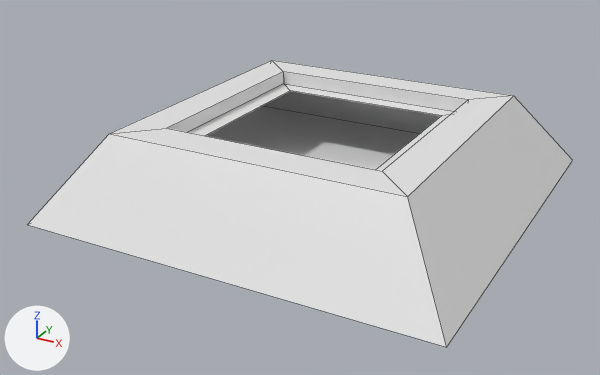
The FBX model Assets/Visuals/Models/Station/Lamp_Small.fbx as it was, and as the next commit left it.
Rendered twice from a camera (50 mm lens) standing at (0.129, -0.254, 0.126) and looking at (-0.003, -0.013, 0.005). Every picture has the same lights, and +X, +Y and +Z are marked at lower left. Mesh edges are drawn as thin lines. Where no turn or scale is listed for an object, it has been applied to the vertices.

Names of what the first picture shows: 'Lamp_Small'.
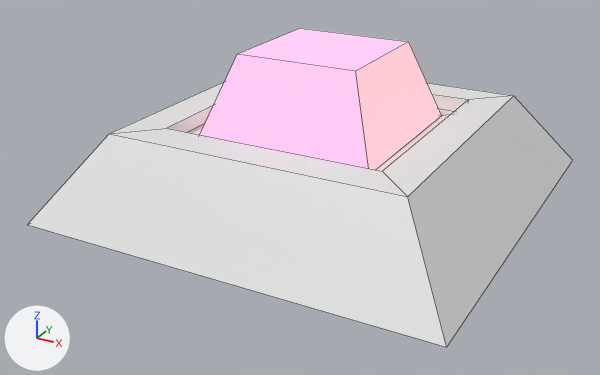
What differs and where, as boxes [x1, y1, x2, y2] in the pictures (600 x 375 px):
```json
{"object": "Lamp_Small", "change": "reshaped", "before": [28, 60, 573, 347], "after": [28, 28, 573, 347], "on screen": "11% taller"}
{"part": 1, "of": "me_cube_028", "change": "added", "after": [200, 28, 442, 170]}
```

Edits to the scene script, one JSON object a line:
```json
{"op": "add", "block": "mat_emission", "code": ["mat_emission = principled_material('Emission')", "mat_emission.base_color = (0.0, 0.00242, 0.8)  # blue #0008e7", "mat_emission.emission_color = (1.0, 0.568, 0.265)  # beige #ffc78d", "mat_emission.emission_strength = 1.0"]}
{"op": "add", "block": "mat_default", "code": ["mat_default = principled_material('Default')", "mat_default.base_color = (0.8, 0.8, 0.8)  # white #e7e7e7"]}
{"block": "me_cube_028", "where": "me_cube_028.from_pydata(...)  # 20 vertices, 17 faces; spans x -0.075..0.075, y -0.075..0.075, z 0.0..0.03"}
{"block": "me_cube_028", "where": "# used by ob_lamp_small; location = (0.0, 0.0, 0.0)"}
{"block": "me_cube_028", "where": "# verts and faces of me_cube_028; kept vertices keep their numbers, new ones are numbered from 20"}
{"block": "me_cube_028", "where": "# before: 16 (0.033, 0.033, 0.025) at pixel (441, 115), 17 (-0.033, 0.033, 0.025) at pixel (290, 90), 18 (-0.033, -0.033, 0.025), 19 (0.033, -0.033, 0.025)"}
{"block": "me_cube_028", "change": "me_cube_028 part 1"}
{"op": "add", "block": "me_cube_028", "code": "verts[20] = (-0.022, 0.022, 0.054)  # pixel (300, 28)"}
{"op": "add", "block": "me_cube_028", "code": "verts[21] = (0.022, 0.022, 0.054)  # pixel (408, 41)"}
{"op": "add", "block": "me_cube_028", "code": "verts[22] = (0.022, -0.022, 0.054)  # pixel (355, 71)"}
{"op": "add", "block": "me_cube_028", "code": "verts[23] = (-0.022, -0.022, 0.054)  # pixel (237, 54)"}
{"op": "add", "block": "me_cube_028", "code": "faces += [(16, 21, 22, 19), (20, 23, 22, 21), (17, 18, 23, 20), (16, 17, 20, 21), (18, 19, 22, 23)]  # mat_emission (blue #0008e7)"}
{"op": "add", "block": "me_cube_028", "code": "me_cube_028.materials.append(mat_default)  # white #e7e7e7"}
{"op": "add", "block": "me_cube_028", "code": "me_cube_028.materials.append(mat_emission)  # blue #0008e7"}
```
